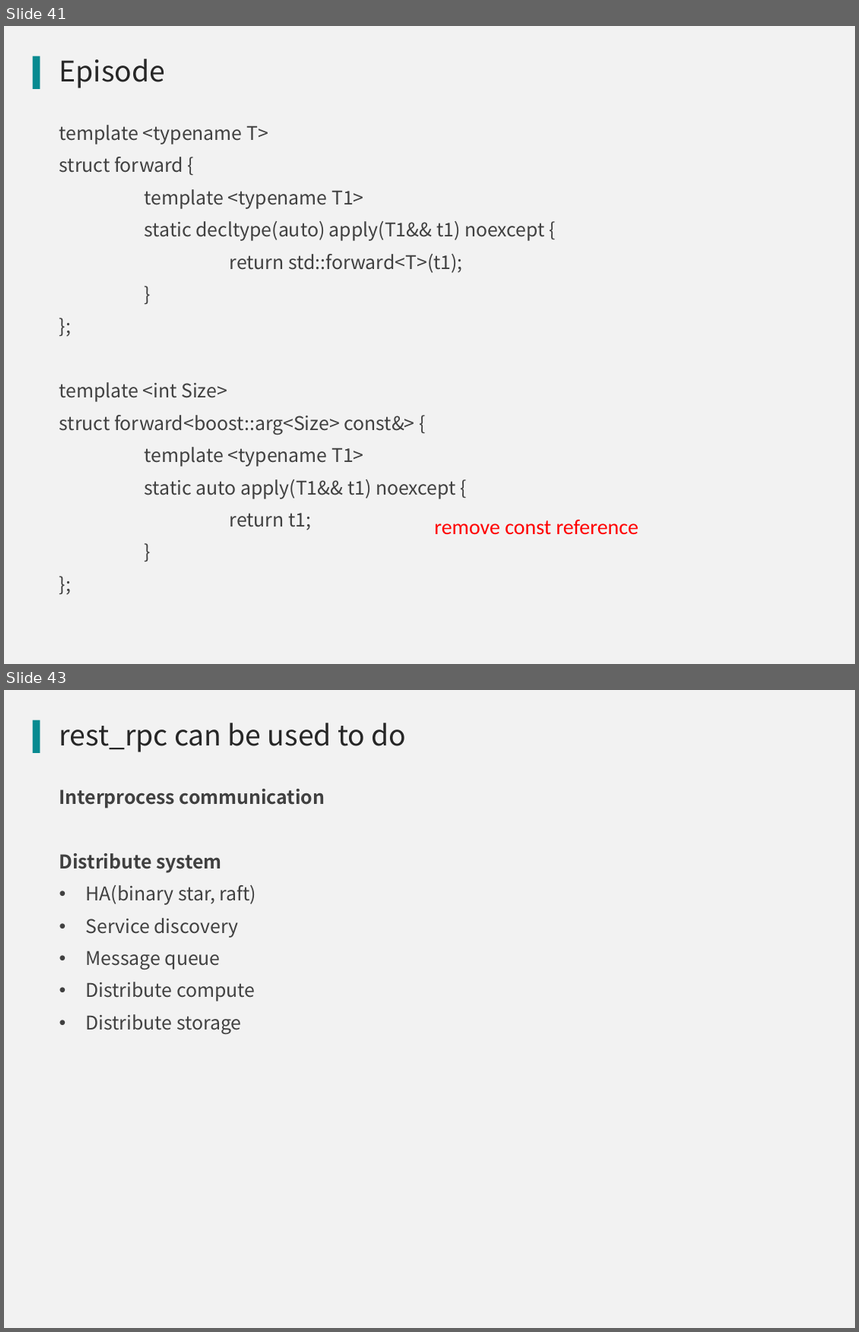
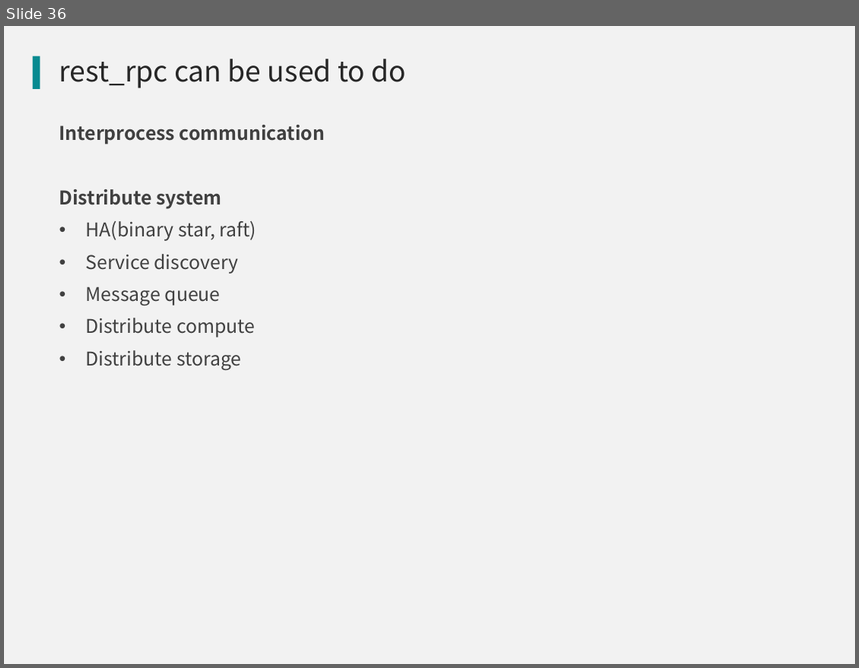
Before and after one commit to qicosmos/cppnow2017-ppt, a slide deck: An easy to use RPC framework implemented by c++11 and c++14.pptx. Shown one above the other, each under a label of ours: slides 41 and 43 before the commit, slide 36 after it; the slides between them are not shown. The pictures are 859x1332 and 859x668 pixels, drawn with LibreOffice and Linux fonts; fonts in the diff are those of the drawing; background and template pictures are left out. Boxes give left, top, right and bottom in pixels: in the first picture for what was removed or moved away, otherwise in the second. Text is boxed around its words. In the diff, an @@ line names an element or a change of style, - is before the commit and + after.

```diff
--- a/An easy to use RPC framework implemented by c++11 and c++14.pptx
+++ b/An easy to use RPC framework implemented by c++11 and c++14.pptx
@@ slide 41 removed at (4,26,855,664), background #F2F2F2; not listed: 1 template element that a slide beside it also shows @@
@@ title removed at (59,59,165,88) @@
-Episode
@@ text removed at (59,125,545,531) @@
-template <typename T>
-struct forward {
-template <typename T1>
-static decltype(auto) apply(T1&& t1) noexcept {
-return std::forward<T>(t1);
-}
-};
-template <int Size>
-struct forward<boost::arg<Size> const&> {
-template <typename T1>
-static auto apply(T1&& t1) noexcept {
-return t1;
-}
-};
@@ text removed at (434,519,639,535) @@
-remove const reference
@@ what was slide 43 is now slide 36 @@
```
Also in this commit, not shown: 13 slides changed, 2 slides added, 8 other slides removed.
